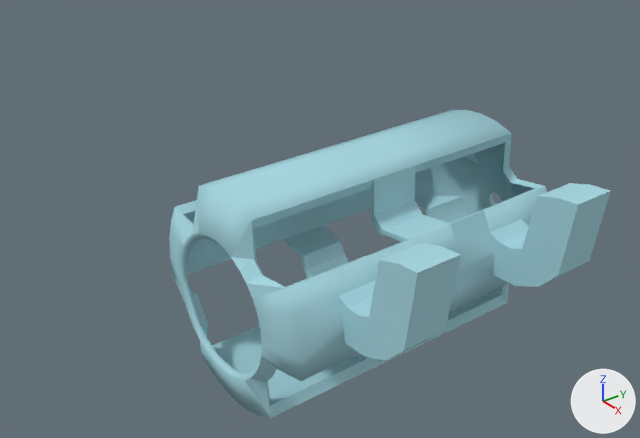
The Blender file 3D/outfits/bansheelauncher.blend, before and after one commit.
One viewpoint serves both versions: a 50 mm camera at (7.49, -6.43, 5.55) aimed at (0.3, -0.92, 0.87). The lights are fixed; the arrows at lower right show +X, +Y and +Z.
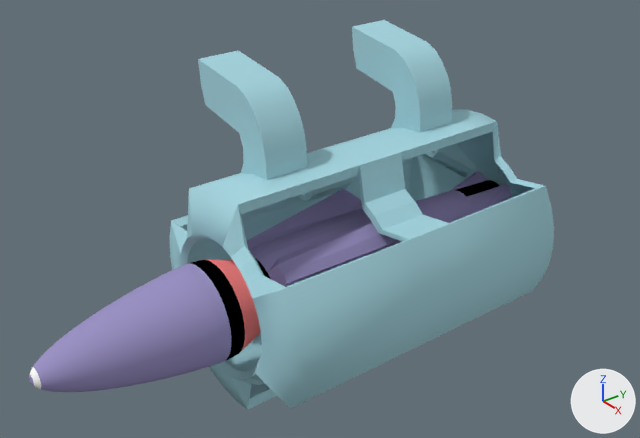
Pixel boxes [x1, y1, x2, y2] of what changed, in the pictures (640 x 438 px):
'Circle', reshaped, turned
    before: [169, 110, 611, 418]
    after: [170, 20, 554, 410]
'Sphere', added (blue)
    after: [29, 172, 512, 392]
    faces in mat_material_000 (blue #9b93c4): [29, 172, 512, 392]
    faces in mat_material_002 (black #000000): [187, 180, 500, 361]
    faces in mat_material (pink #ff8787): [208, 260, 261, 351]
    faces in mat_material_003 (white #ffffff): [29, 367, 41, 389]
part 1 of me_circle, built on
    before: [343, 191, 611, 360]
    after: [198, 20, 452, 180]

The edits, one by one:
Material 'Material' (mat_material) is new.
Its base color is (1.0, 0.243, 0.243) (pink #ff8787).
Material 'Material.000' (mat_material_000) is new.
Its base color is (0.33, 0.29, 0.55) (blue #9b93c4).
Material 'Material.002' (mat_material_002) is new.
Its base color is (0.0, 0.0, 0.0) (black #000000).
Material 'Material.003' (mat_material_003) is new.
Its base color is (1.0, 1.0, 1.0) (white #ffffff).
me_circle is used by ob_circle; location (0.0, 2.0, 0.0); rotation (1.571, 0.0, 0.0), in degrees (90, 0, 0).
me_circle had 536 vertices, 552 faces and spanned x -1.4..2.45, y -1.4..1.4, z -0.54..4.15.
me_circle now has 560 vertices, 570 faces and spans x -1.4..2.45, y -1.4..1.4, z -0.54..4.15.
Part 1, on me_circle:
12 vertices are removed from x 1.76..2.33, y 0.01..0.42, z 0.56..3.44.
24 faces are deleted.
36 vertices are added at x 1.66..2.34, y 0.0..0.52, z 0.56..3.44.
14 new faces join them, smooth.
28 new faces join them.
Mesh me_cube is new.
It is a box spanning x -1.0..1.0, y -1.0..1.0, z -1.0..1.0.
Mesh me_sphere is new.
It has 812 vertices, 836 faces and spans x -1.38..1.38, y -1.38..1.38, z -7.25..7.25.
Faces by material slot: [608, 32, 96, 100].
It uses material mat_material_000 (blue #9b93c4).
It uses material mat_material (pink #ff8787).
It uses material mat_material_002 (black #000000).
It uses material mat_material_003 (white #ffffff).
Object 'Circle' (ob_circle) turns from (90, 0, 0) to (90, -90, 0) degrees about x, y and z.
Object 'Sphere' (ob_sphere) is new; it shows me_sphere.
Its location is (0.0, 0.0, 0.0).
Its rotation in degrees is (90, -135, 0).
Its scale is (0.603, 0.603, 0.603).
It gains a BOOLEAN modifier named 'Boolean'.
Modifier setting: object = ob_cube.
Modifier setting: solver = 'FLOAT'.
Object 'Cube' (ob_cube) is new; it shows me_cube.
Its location is (0.0, 3.4, 0.0).
It is now shown.
